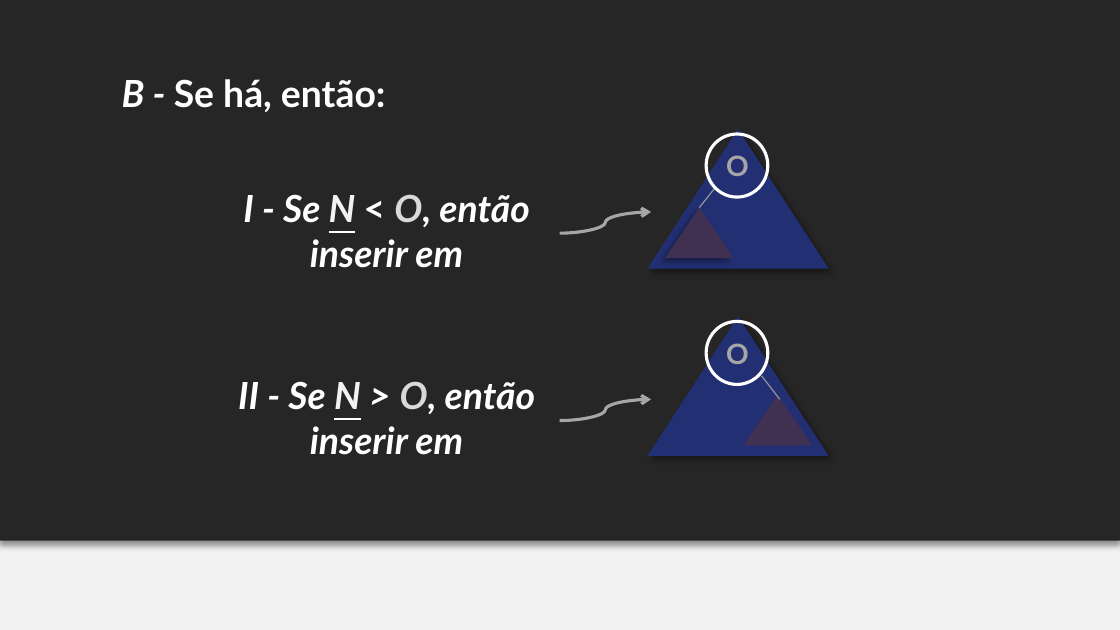
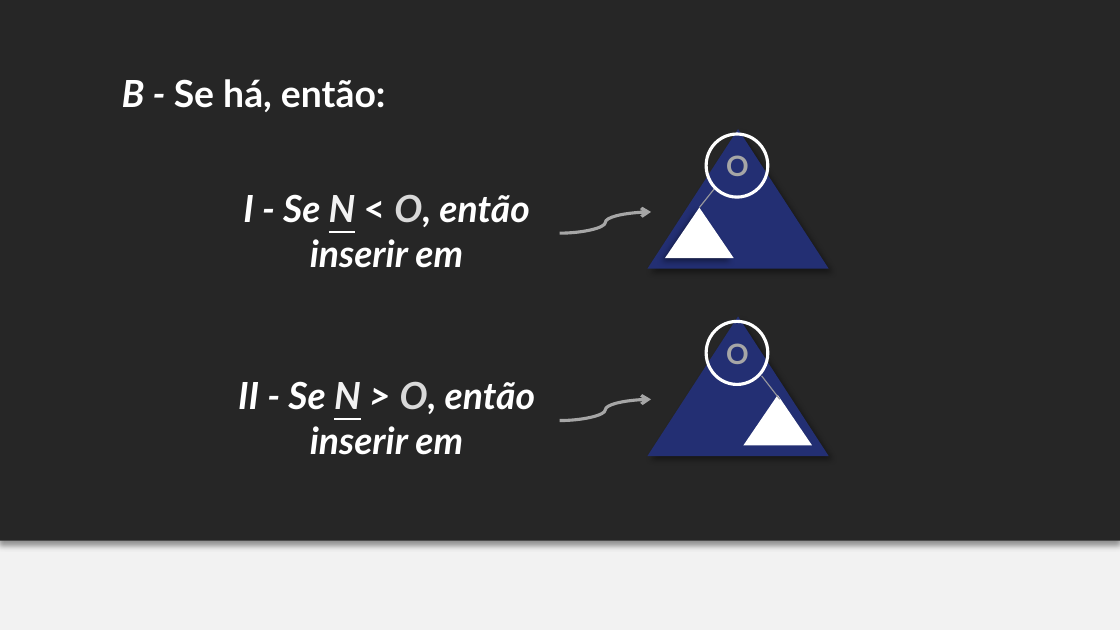
Before and after one commit to felipemarc/AED1_2016-2, a slide deck: slide 14 of ap_arvores/AED - arvores.pptx. Drawn at 1120x630 pixels with LibreOffice and Linux fonts; fonts in the diff are those of the drawing. Boxes give left, top, right and bottom in pixels: in the first picture for what was removed or moved away, otherwise in the second. Text is boxed around its words. In the diff, an @@ line names an element or a change of style, - is before the commit and + after.

```diff
--- a/ap_arvores/AED - arvores.pptx
+++ b/ap_arvores/AED - arvores.pptx
@@ triangle at (665, 207, 734, 258): fill #403152 to #FFFFFF @@
@@ triangle at (744, 395, 812, 446): fill #403152 to #FFFFFF @@
```
Also in this commit, not shown: 2 other slides changed, 1 slide removed, 1 other file.
